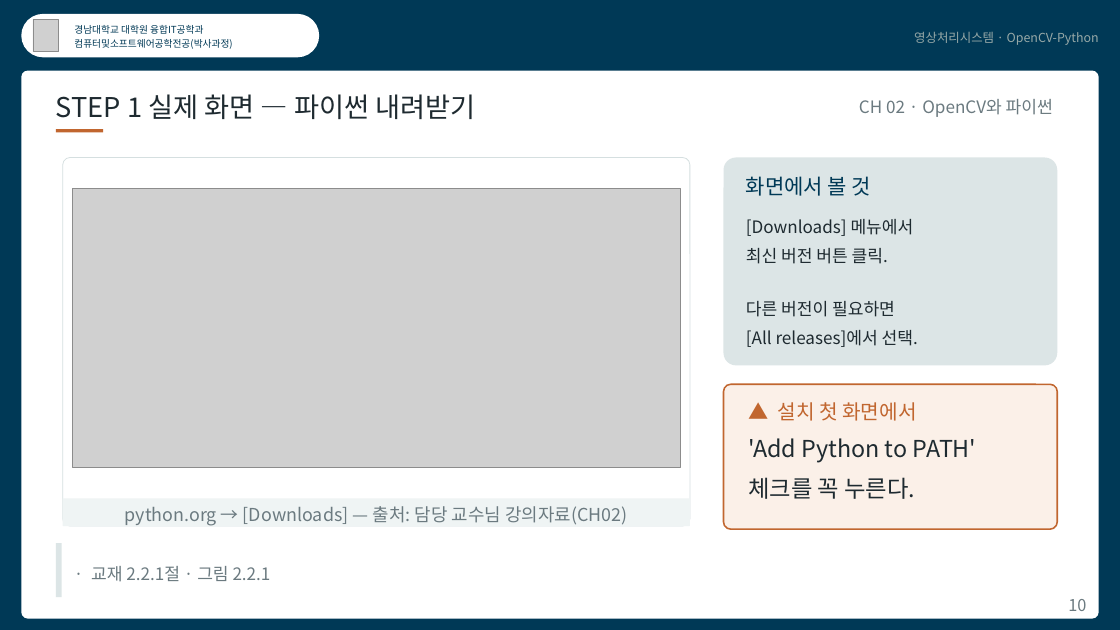
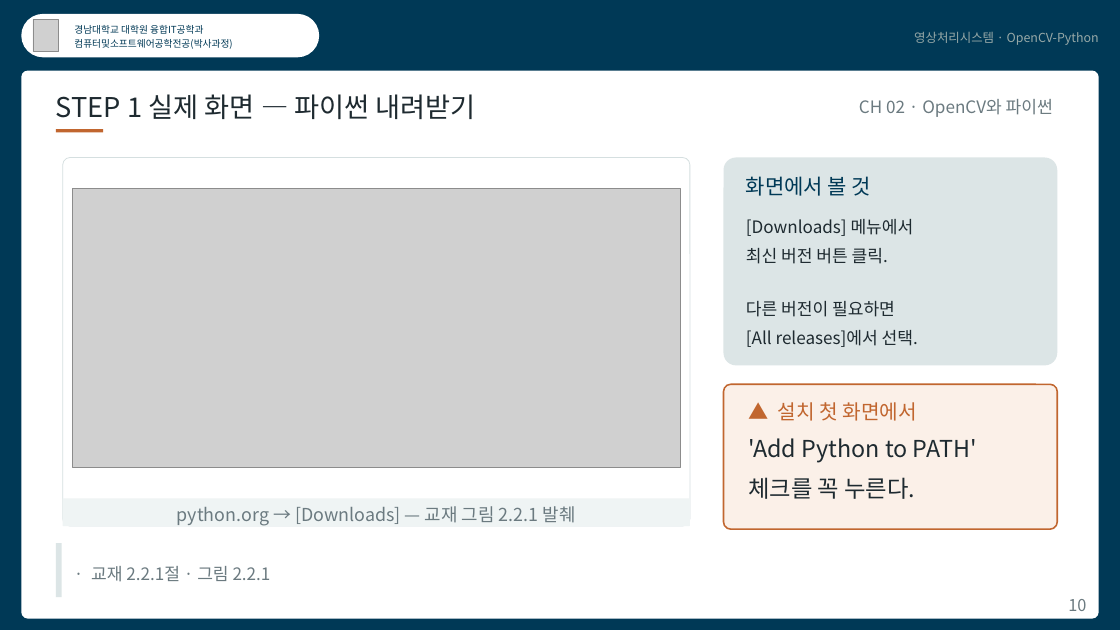
Before and after one commit to kkiimmiinn/cs-study-lab, a slide deck: slide 10 of ips/영상처리시스템_CH02.pptx. Drawn at 1120x630 pixels with LibreOffice and Linux fonts; fonts in the diff are those of the drawing; grey boxes stand for pictures. Boxes give left, top, right and bottom in pixels: in the first picture for what was removed or moved away, otherwise in the second. Text is boxed around its words. In the diff, an @@ line names an element or a change of style, - is before the commit and + after.

```diff
--- a/ips/영상처리시스템_CH02.pptx
+++ b/ips/영상처리시스템_CH02.pptx
@@ text at (177,506,576,526): text changed @@
-python.org → [Downloads] — 출처: 담당 교수님 강의자료(CH02)
+python.org → [Downloads] — 교재 그림 2.2.1 발췌
```
Also in this commit, not shown: 14 other slides changed, 47 other files.
